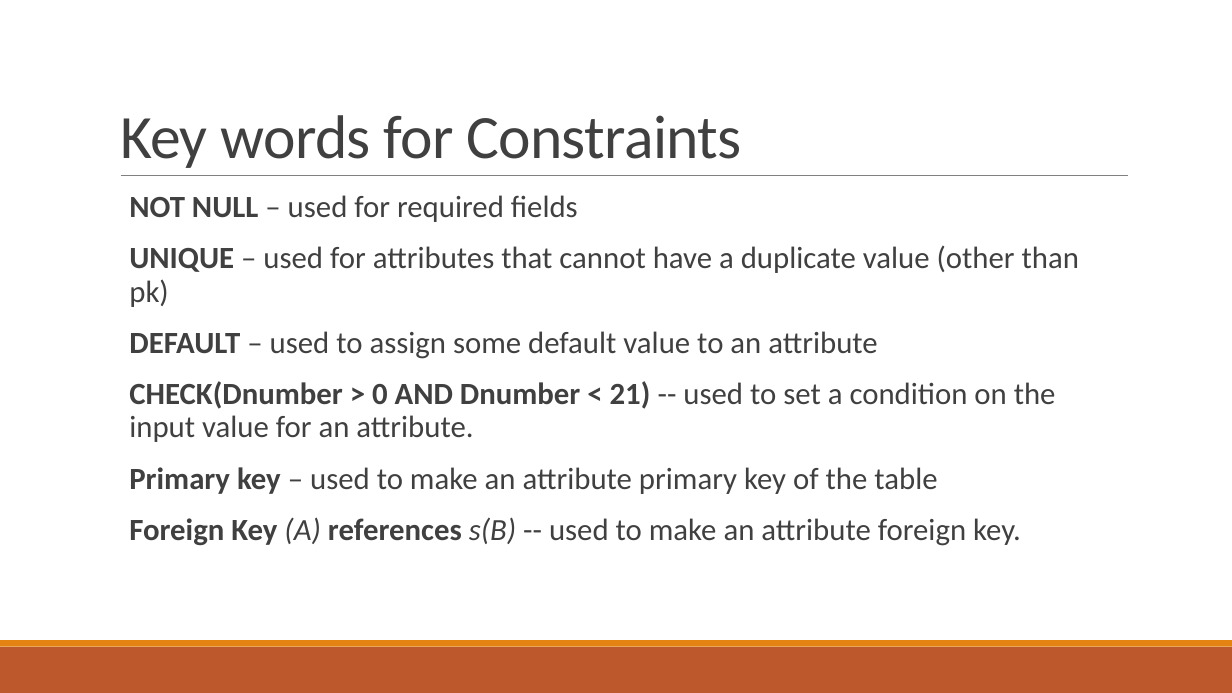
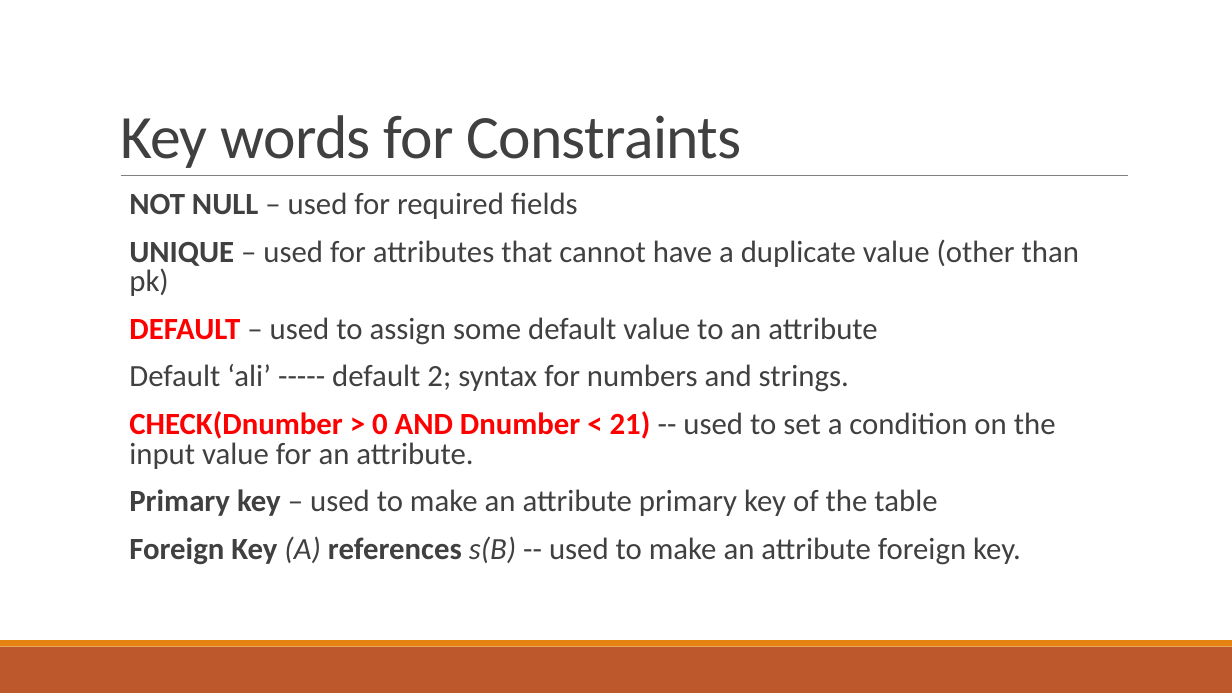
Before and after one commit to Saad-Dar04/Semester-4, a slide deck: slide 12 of Databasae management system/theory/course material/Lecture 5 DDL.pptx. Drawn at 1232x693 pixels with LibreOffice and Linux fonts; fonts in the diff are those of the drawing. Boxes give left, top, right and bottom in pixels: in the first picture for what was removed or moved away, otherwise in the second. Text is boxed around its words. In the diff, an @@ line names an element or a change of style, - is before the commit and + after.

```diff
--- a/Databasae management system/theory/course material/Lecture 5 DDL.pptx
+++ b/Databasae management system/theory/course material/Lecture 5 DDL.pptx
@@ text at <box>129,192,1079,565</box>: text colour #404040 to #FF0000 in "DEFAULT", "CHECK(Dnumber > 0 AND Dnumber < 21)"; line spacing 0.9 to 0.8 @@
@@ text at <box>129,364,849,392</box>: paragraph added @@
+  Default ‘ali’ ----- default 2; syntax for numbers and strings.
```
Also in this commit, not shown: 5 other slides changed, 8 other files.
